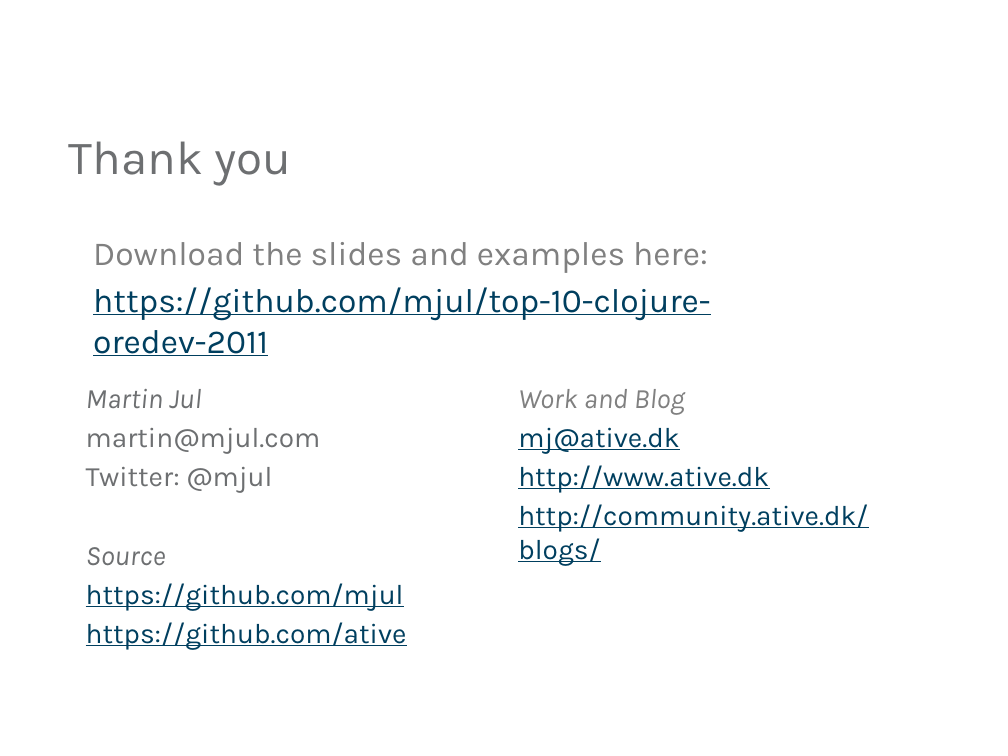
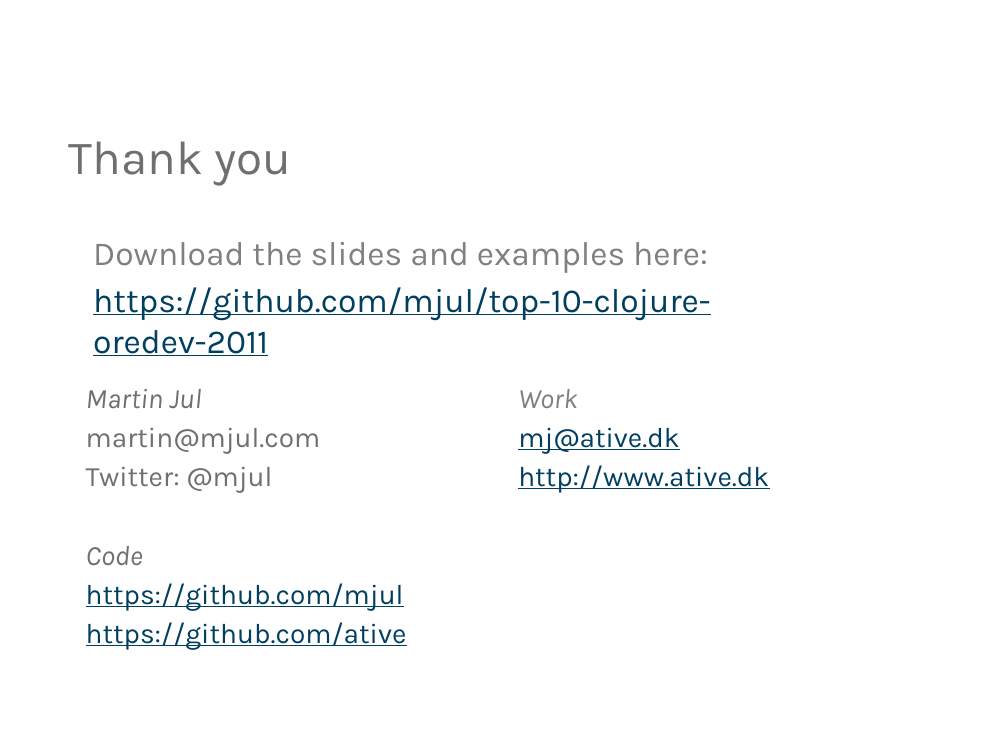
Before and after one commit to mjul/top-10-clojure-oredev-2011, a slide deck: slide 49 of Top Things to Learn From Clojure.pptx (slide 48 before the commit). Drawn at 1008x756 pixels with LibreOffice and Linux fonts; fonts in the diff are those of the drawing; background and template pictures are left out. Boxes give left, top, right and bottom in pixels: in the first picture for what was removed or moved away, otherwise in the second. Text is boxed around its words. In the diff, an @@ line names an element or a change of style, - is before the commit and + after.

```diff
--- a/Top Things to Learn From Clojure.pptx
+++ b/Top Things to Learn From Clojure.pptx
@@ text at [518,389,577,408]: text changed @@
-Work and Blog
+Work
@@ text at [518,504,868,566]: paragraph removed @@
-http://community.ative.dk/blogs/
@@ text at [86,546,143,566]: text changed @@
-Source
+Code
```
Also in this commit, not shown: 7 other slides changed, 1 slide added, 1 other file.
